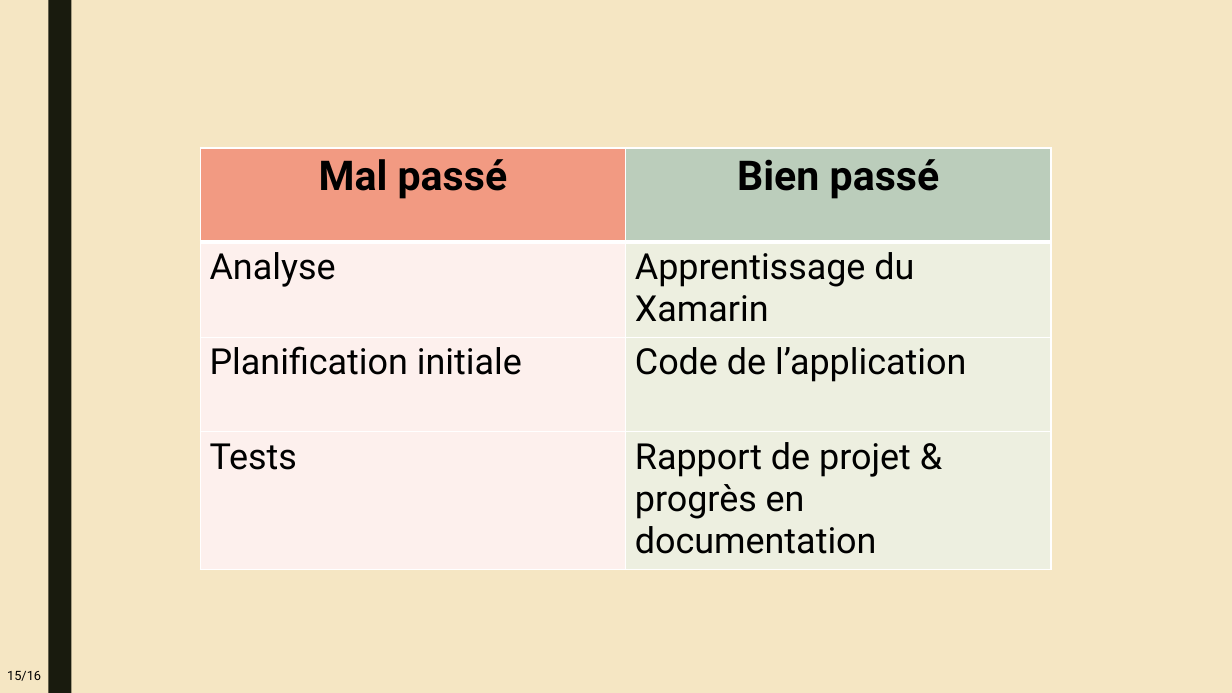
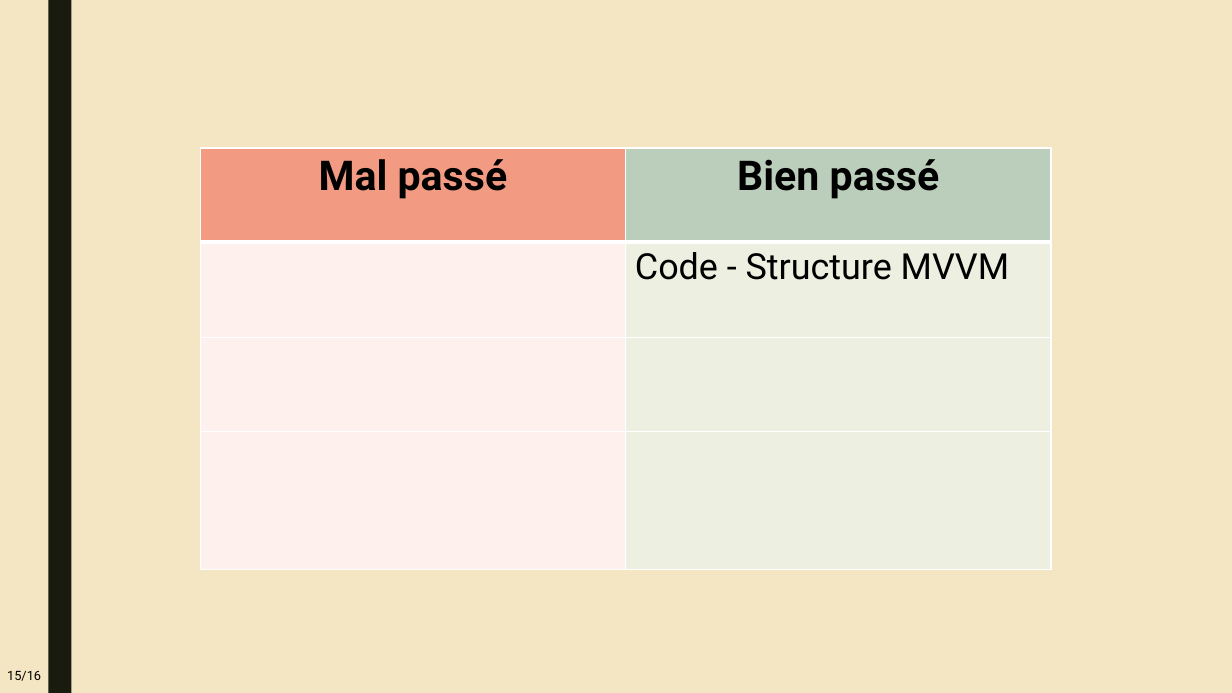
Before and after one commit to TristanGerber/trigerber-TPI, a slide deck: slide 15 of 3-Presentation/x-trg-powerpoint.pptx. Drawn at 1232x693 pixels with LibreOffice and Linux fonts; fonts in the diff are those of the drawing. Boxes give left, top, right and bottom in pixels: in the first picture for what was removed or moved away, otherwise in the second. Text is boxed around its words. In the diff, an @@ line names an element or a change of style, - is before the commit and + after.

```diff
--- a/3-Presentation/x-trg-powerpoint.pptx
+++ b/3-Presentation/x-trg-powerpoint.pptx
@@ table at [201, 148, 1051, 569] @@
-row 2, column 1: Analyse
+row 2, column 1: 
-row 2, column 2: Apprentissage du Xamarin
+row 2, column 2: Code - Structure MVVM
-row 3, column 1: Planification initiale
+row 3, column 1: 
-row 3, column 2: Code de l’application
+row 3, column 2: 
-row 4, column 1: Tests
+row 4, column 1: 
-row 4, column 2: Rapport de projet & progrès en documentation
+row 4, column 2: 
```
Also in this commit, not shown: 15 other slides changed, 1 other file.
